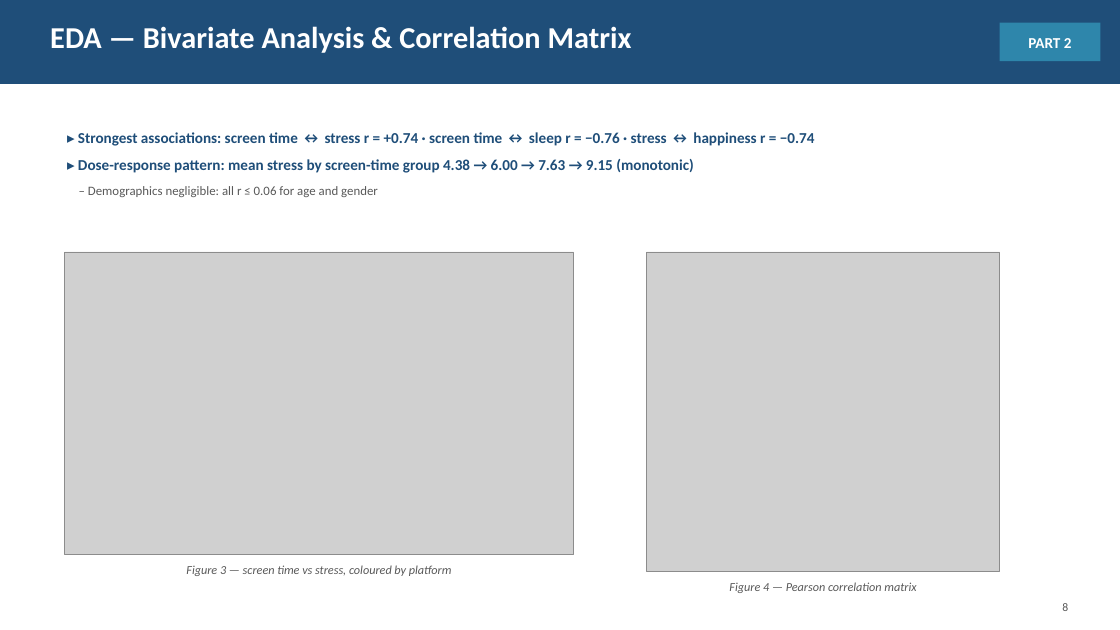
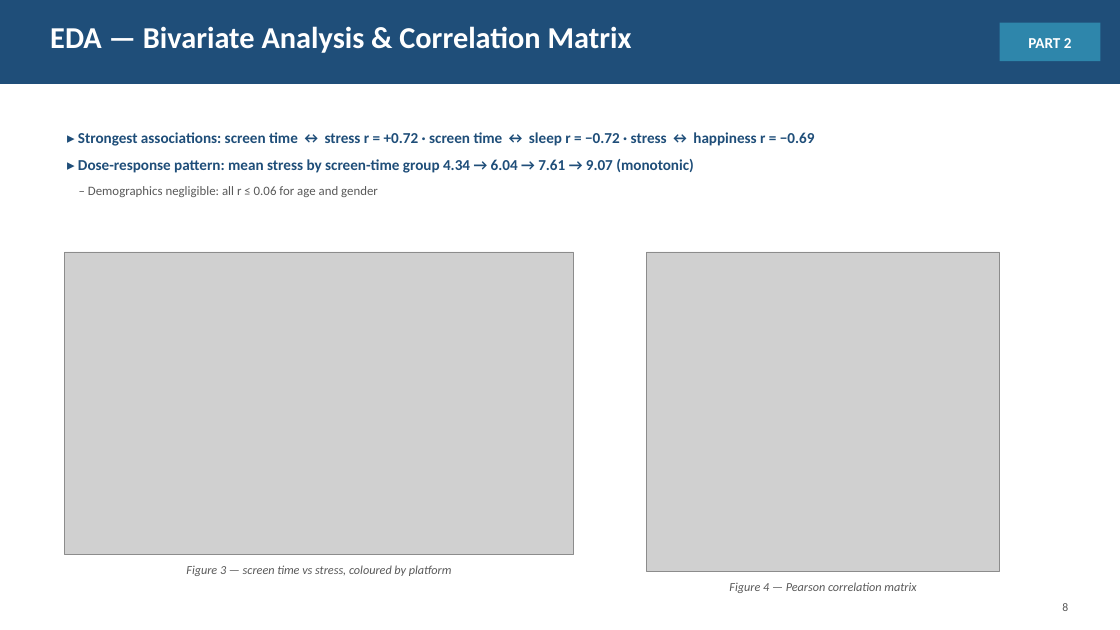
Before and after one commit to jaismine19/social-media-stress-analysis, a slide deck: slide 8 of presentation/Social_Media_Stress_Presentation.pptx. Drawn at 1120x630 pixels with LibreOffice and Linux fonts; fonts in the diff are those of the drawing; grey boxes stand for pictures. Boxes give left, top, right and bottom in pixels: in the first picture for what was removed or moved away, otherwise in the second. Text is boxed around its words. In the diff, an @@ line names an element or a change of style, - is before the commit and + after.

```diff
--- a/presentation/Social_Media_Stress_Presentation.pptx
+++ b/presentation/Social_Media_Stress_Presentation.pptx
@@ text at <box>78,132,815,173</box>: text changed @@
-▸ Strongest associations: screen time ↔ stress r = +0.74 · screen time ↔ sleep r = −0.76 · stress ↔ happiness r = −0.74
-▸ Dose-response pattern: mean stress by screen-time group 4.38 → 6.00 → 7.63 → 9.15 (monotonic)
+▸ Strongest associations: screen time ↔ stress r = +0.72 · screen time ↔ sleep r = −0.72 · stress ↔ happiness r = −0.69
+▸ Dose-response pattern: mean stress by screen-time group 4.34 → 6.04 → 7.61 → 9.07 (monotonic)
```
Also in this commit, not shown: 4 other slides changed, 21 other files.
